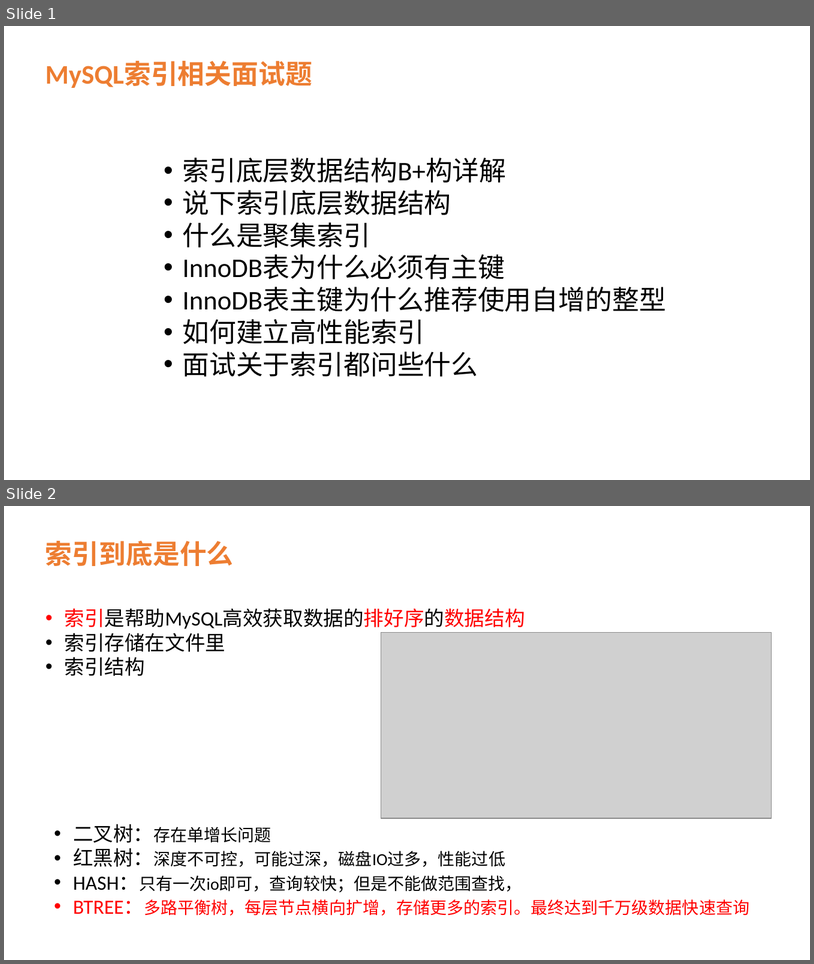
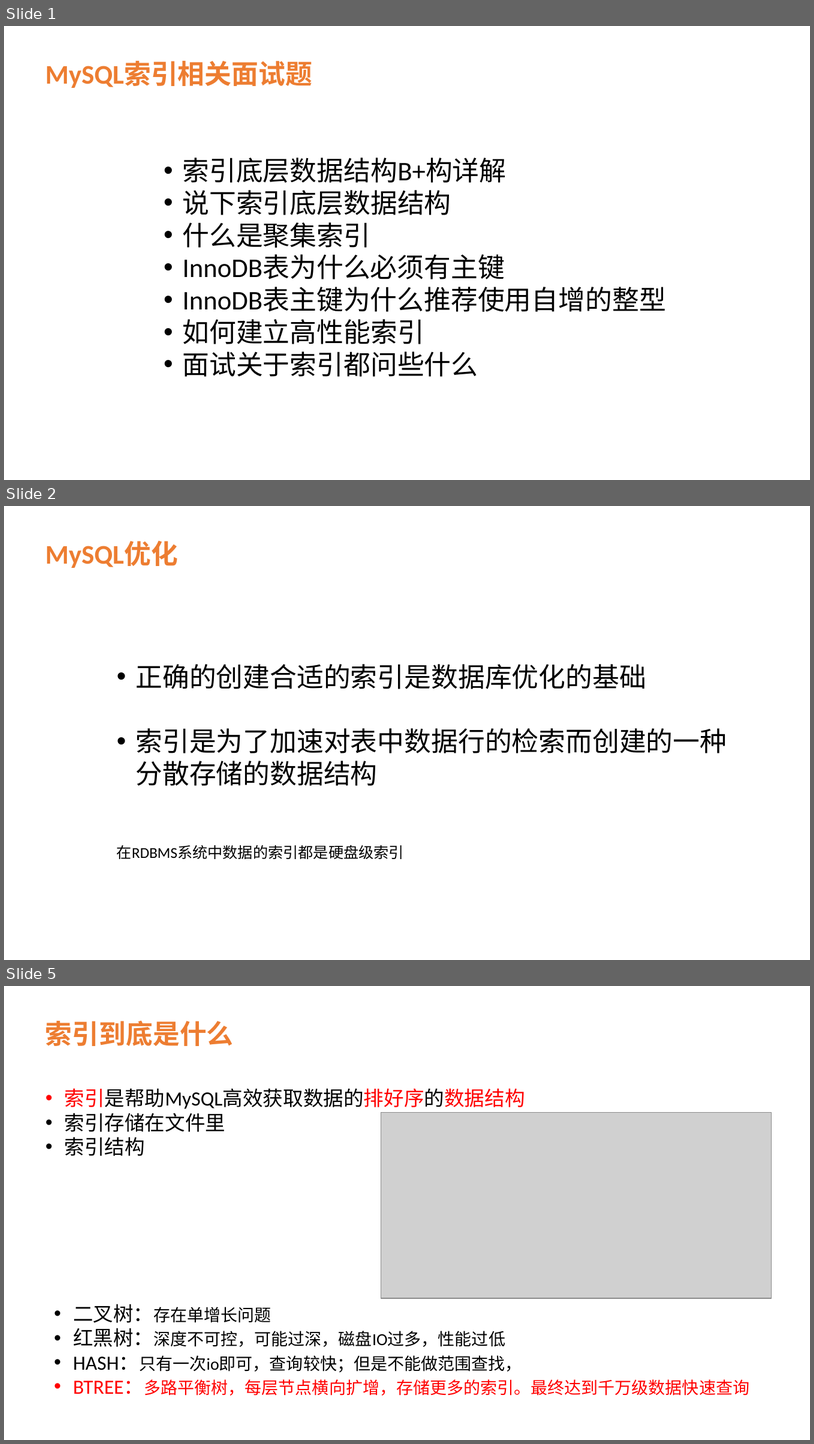
Before and after one commit to lei-zuquan/Jvm_Learn, a slide deck: src/main/java/com/java/z_exam/mysql/MySQL索引原理及如何建立高效索引.pptx. Shown one above the other, each under a label of ours: slides 1 and 2 before the commit, slides 1, 2 and 5 after it; the slides between them are not shown. The pictures are 814x964 and 814x1444 pixels, drawn with LibreOffice and Linux fonts; fonts in the diff are those of the drawing; grey boxes stand for pictures. Boxes give left, top, right and bottom in pixels: in the first picture for what was removed or moved away, otherwise in the second. Text is boxed around its words. In the diff, an @@ line names an element or a change of style, - is before the commit and + after.

Commit message:
# 更新mysql索引原理

```diff
--- a/src/main/java/com/java/z_exam/mysql/MySQL索引原理及如何建立高效索引.pptx
+++ b/src/main/java/com/java/z_exam/mysql/MySQL索引原理及如何建立高效索引.pptx
@@ slide 2 added at [4,506,810,960], background #FFFFFF @@
@@ text added at [45,541,178,568], 32 pt, text #ED7D31, bold @@
+MySQL优化
@@ text added at [135,664,727,786], 32 pt, text #000000 @@
+• 正确的创建合适的索引是数据库优化的基础
+• 索引是为了加速对表中数据行的检索而创建的一种分散存储的数据结构
@@ text added at [117,844,404,859], 18 pt, text #000000 @@
+在RDBMS系统中数据的索引都是硬盘级索引
@@ what was slide 2 is now slide 5 @@
```
Also in this commit, not shown: 2 other slides added.
